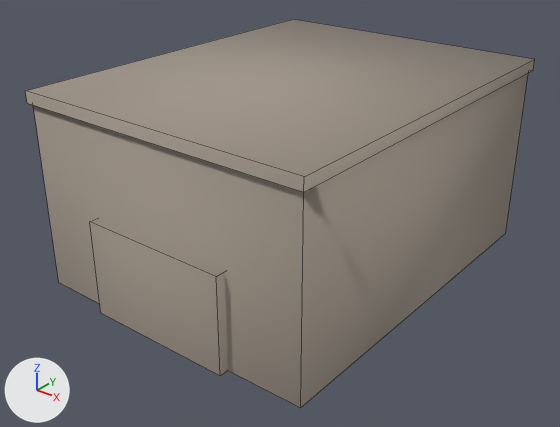
A saved change to the OBJ model assets/models/shipyard.obj.
Camera for both pictures: a 50 mm lens placed at (5.78, -7.56, 5.27), pointed at (0.01, -0.34, 0.8). The axes (+X, +Y, +Z) are drawn at lower left. The lights are the same throughout. The older version comes first. Mesh edges are drawn as thin lines. Where no turn or scale is listed for an object, it has been applied to the vertices.

The first picture shows 'building'.
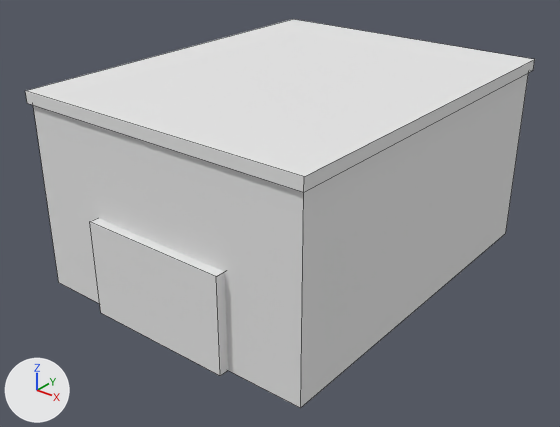
Pixel boxes (x1, y1, x2, y2) of what changed, in the pictures (560 x 427 px):
'building', recoloured, shading changed (grey to white)
    both: (25, 19, 535, 408)

The change, as a list of edits to the scene's bpy script:
```text
Change mat_material:
    mat_material.base_color: (0.35, 0.3, 0.25) -> (0.8, 0.8, 0.8)  # grey #a09589 -> white #e7e7e7
Change me_building:
    where me_building.from_pydata(...)  # 24 vertices, 18 faces; spans x -2.04..2.04, y -2.62..2.55, z 0.0..2.61
    used by ob_building; location = (0.0, 0.0, 0.0)
    me_building part 1: edges marked sharp go from 0 to 36
```
